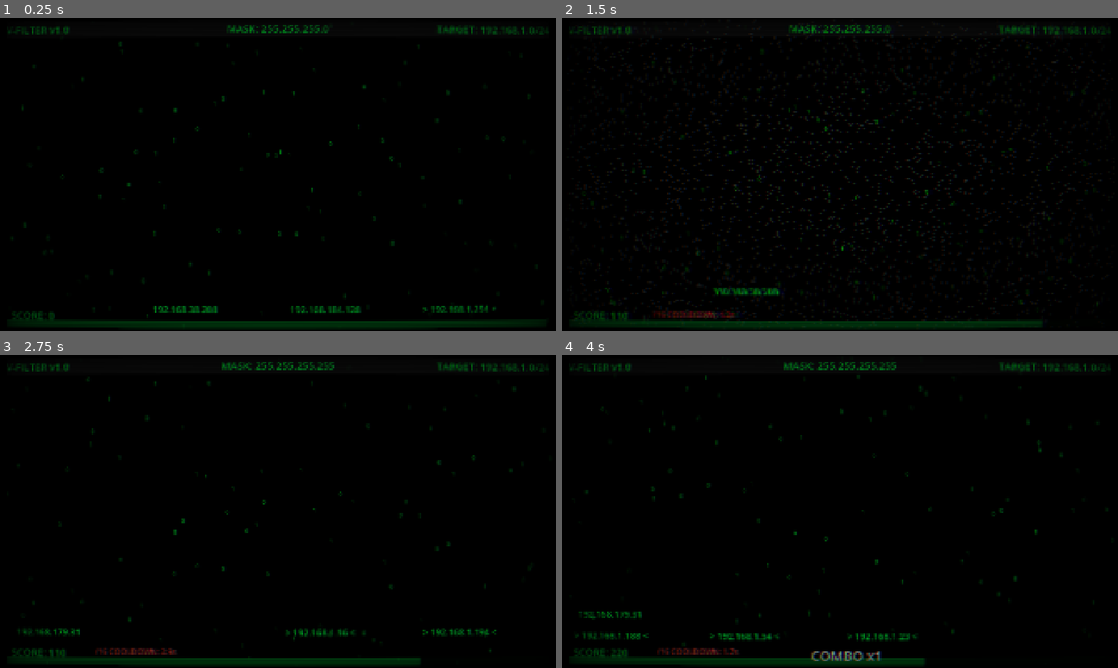
Above: before the commit, frames 1-4 (two rows, left to right).
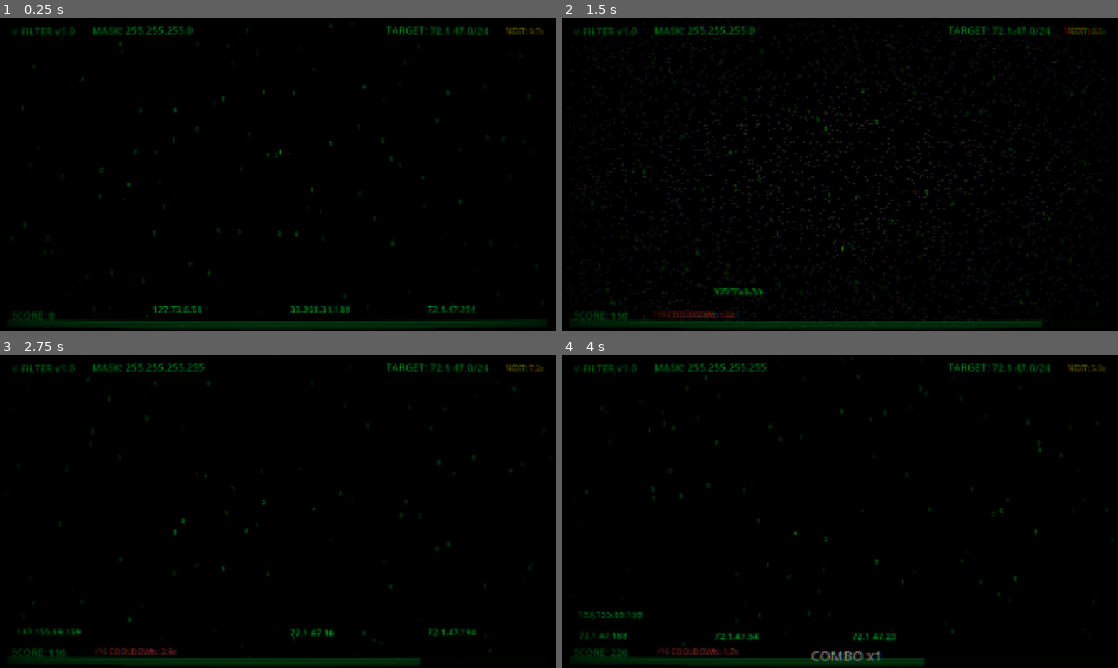
Above: after the commit, the same moments.

Repository: notlsd/v
Game: Godot game, scene res://scenes/main/main.tscn
Same seed, same stepped clock (60 frames per second), same inputs: the game is played once before the commit and once after it.
Inputs (mouse positions are in pixels of both pictures, inside the frame that each line leads up to):
- Up to frame 1 (0.25 s): no input
- Up to frame 2 (1.5 s): move the mouse to (1051, 305) at 0.52 s; hold E (mask_16) 0.53-1.28 s; click (1051, 305) at 0.67 s; tap W (mask_24) at 0.8, 1.35 s; move the mouse to (906, 296) at 1.27 s; click (906, 296) at 1.42 s
- Up to frame 3 (2.75 s): tap Q (mask_32) at 1.55 s; move the mouse to (211, 621) at 2.02 s; hold Q (mask_32) from 2.03 s (still down); click (211, 621) at 2.17 s; tap E (mask_16) at 2.3 s
- Up to frame 4 (4 s): move the mouse to (1051, 633) at 2.77 s; release Q (mask_32) at 2.78 s; tap E (mask_16) at 2.85 s; click (1051, 633) at 2.92 s; tap W (mask_24) at 3.05 s; move the mouse to (906, 621) at 3.52 s; hold W (mask_24) from 3.53 s (still down); click (906, 621) at 3.67 s; tap Q (mask_32) at 3.8 s

The runs differ from the first frame. In frame 1, 1.5% of the frame differs, in the area x 1-99%, y 2-95%; in frame 2, 1.2%; in frame 3, 1.5%; in frame 4, 1.7%, in the area x 1-99%, y 2-92%.

Commit message:
feat: Phase 4.4 多目标子网 + 随机性增强
🎯 多目标子网:
- 目标每10秒轮换（随时间加快，最小5秒）
- 完全随机子网（1.x.x.x - 224.x.x.x）
- HUD显示目标切换倒计时
- 最后3秒红色警告

🎲 随机性增强:
- IP地址使用完整范围
- 移除目标IP标记（玩家需自己判断）

🔧 修复:
- /16冷却只在成功时触发

Diff:
--- a/project_v/scenes/ui/terminal_hud.tscn
+++ b/project_v/scenes/ui/terminal_hud.tscn
@@ -14,42 +14,44 @@
 font_size = 28
 font_color = Color(1, 0.3, 0.3, 1)
 
+[sub_resource type="LabelSettings" id="LabelSettings_timer"]
+font_size = 28
+font_color = Color(1, 1, 0, 1)
+
 [node name="TerminalHUD" type="CanvasLayer"]
 layer = 10
 script = ExtResource("1_hud")
 
-[node name="Header" type="PanelContainer" parent="."]
-offset_right = 1920.0
-offset_bottom = 60.0
+[node name="Header" type="HBoxContainer" parent="."]
+offset_left = 20.0
+offset_top = 10.0
+offset_right = 1900.0
+offset_bottom = 55.0
+theme_override_constants/separation = 60
 
 [node name="HeaderLabel" type="Label" parent="Header"]
 layout_mode = 2
-offset_left = 20.0
-offset_top = 15.0
-offset_right = 300.0
-offset_bottom = 45.0
-text = "V-FILTER v1.0"
+text = "V-FILTER"
 label_settings = SubResource("LabelSettings_1")
 
 [node name="MaskLabel" type="Label" parent="Header"]
 layout_mode = 2
-offset_left = 760.0
-offset_top = 15.0
-offset_right = 1160.0
-offset_bottom = 45.0
-text = "MASK: /24 FILTER"
+text = "MASK: 255.255.255.0"
 label_settings = SubResource("LabelSettings_1")
-horizontal_alignment = 1
+
+[node name="Spacer" type="Control" parent="Header"]
+layout_mode = 2
+size_flags_horizontal = 3
 
 [node name="TargetLabel" type="Label" parent="Header"]
 layout_mode = 2
-offset_left = 1400.0
-offset_top = 15.0
-offset_right = 1900.0
-offset_bottom = 45.0
 text = "TARGET: 192.168.1.0/24"
 label_settings = SubResource("LabelSettings_1")
-horizontal_alignment = 2
+
+[node name="TargetTimerLabel" type="Label" parent="Header"]
+layout_mode = 2
+text = "NEXT: 10.0s"
+label_settings = SubResource("LabelSettings_timer")
 
 [node name="AlertBar" type="ProgressBar" parent="."]
 anchors_preset = 12
--- a/project_v/scripts/core/bitwise_manager.gd
+++ b/project_v/scripts/core/bitwise_manager.gd
@@ -62,15 +62,22 @@
 	return subnet | random_host
 
 
-## 生成不在指定子网内的随机 IP（用于干扰项）
-## 保持在 192.168.x.x 范围内
+## 生成不在指定子网内的随机 IP（高随机性）
 func generate_random_ip_outside_subnet(subnet: int, prefix: int) -> int:
-	var base_ip := ip_to_int("192.168.0.0")
 	var attempts := 0
+	var mask := prefix_to_mask(prefix)
+
 	while attempts < 100:
-		var random_ip := base_ip | (randi() % 65536)  # 192.168.0.0 - 192.168.255.255
-		if apply_mask(random_ip, prefix_to_mask(prefix)) != subnet:
+		# 完全随机的 IP 地址
+		var a = randi() % 224 + 1  # 1-224
+		var b = randi() % 256
+		var c = randi() % 256
+		var d = randi() % 254 + 1  # 1-254
+		var random_ip := ip_to_int("%d.%d.%d.%d" % [a, b, c, d])
+
+		if apply_mask(random_ip, mask) != subnet:
 			return random_ip
 		attempts += 1
-	# 如果尝试太多次，返回一个明显不同的子网
-	return ip_to_int("192.168.0.1")
+
+	# 备用：返回一个明显不同的 IP
+	return ip_to_int("1.1.1.1")
--- a/project_v/scripts/entities/terminal_line.gd
+++ b/project_v/scripts/entities/terminal_line.gd
@@ -55,14 +55,9 @@
 
 	var ip_str = BitwiseManager.int_to_ip(ip_address)
 
-	if is_target:
-		# 目标 IP - 红色，带标记
-		label.text = "> %s <" % ip_str
-		label.add_theme_color_override("font_color", Color("#ac2c25"))
-	else:
-		# 普通流量 - 绿色
-		label.text = "  %s" % ip_str
-		label.add_theme_color_override("font_color", Color("#00ff41"))
+	# 所有 IP 看起来一样 - 玩家需要自己判断
+	label.text = "  %s" % ip_str
+	label.add_theme_color_override("font_color", Color("#00ff41"))
 
 
 func _on_mouse_entered() -> void:
--- a/project_v/scripts/managers/game_manager.gd
+++ b/project_v/scripts/managers/game_manager.gd
@@ -1,5 +1,5 @@
 ## GameManager
-## 游戏核心管理器 - 处理判定逻辑、分数、掩码、连击
+## 游戏核心管理器 - 处理判定逻辑、分数、掩码、连击、目标轮换
 extends Node
 
 ## 信号
@@ -11,10 +11,18 @@
 signal game_over(final_score: int)
 signal combo_changed(new_combo: int)
 signal combo_reward(reward_type: String)
+signal target_changed(new_target: String)
 
 ## 目标子网
 var target_subnet: int = 0
 var target_prefix: int = 24
+
+## 目标轮换系统
+var target_change_timer: float = 0.0
+var game_time: float = 0.0
+const BASE_TARGET_INTERVAL: float = 10.0
+const MIN_TARGET_INTERVAL: float = 5.0
+const INTERVAL_DECREASE_RATE: float = 0.05  # 每30秒减少5%
 
 ## 当前掩码类型 (32, 24, 16)
 var current_mask_type: int = 24
@@ -45,15 +53,15 @@
 
 
 func _ready() -> void:
-	target_subnet = BitwiseManager.ip_to_int("192.168.1.0")
-	target_prefix = 24
-	print("[GameManager] Target subnet: %s/%d" % [BitwiseManager.int_to_ip(target_subnet), target_prefix])
+	_generate_random_target()
 	alert_changed.emit(alert_level)
 	combo_changed.emit(combo)
 	mask_type_changed.emit(current_mask_type)
 
 
 func _process(delta: float) -> void:
+	game_time += delta
+
 	# 生命衰减
 	if alert_level > 0:
 		alert_level = max(0.0, alert_level - ALERT_DECAY_PER_SECOND * delta)
@@ -65,6 +73,37 @@
 	# /16 冷却倒计时
 	if mask_16_cooldown > 0:
 		mask_16_cooldown = max(0.0, mask_16_cooldown - delta)
+
+	# 目标轮换计时
+	target_change_timer += delta
+	if target_change_timer >= _get_current_target_interval():
+		target_change_timer = 0.0
+		_generate_random_target()
+
+
+## 获取当前目标切换间隔（随时间减少）
+func _get_current_target_interval() -> float:
+	var multiplier = 1.0 - (game_time / 30.0) * INTERVAL_DECREASE_RATE
+	multiplier = max(MIN_TARGET_INTERVAL / BASE_TARGET_INTERVAL, multiplier)
+	return BASE_TARGET_INTERVAL * multiplier
+
+
+## 生成随机目标子网（高随机性）
+func _generate_random_target() -> void:
+	# 完全随机的 A/B/C 类地址
+	var a = randi() % 224 + 1  # 1-224 避免保留地址
+	var b = randi() % 256
+	var c = randi() % 256
+	target_subnet = BitwiseManager.ip_to_int("%d.%d.%d.0" % [a, b, c])
+	target_prefix = 24
+	var target_str = get_target_subnet_string()
+	print("[GameManager] New target: %s" % target_str)
+	target_changed.emit(target_str)
+
+
+## 获取目标切换剩余时间
+func get_time_until_target_change() -> float:
+	return max(0.0, _get_current_target_interval() - target_change_timer)
 
 
 func _input(event: InputEvent) -> void:
@@ -76,7 +115,6 @@
 		set_mask_type(16)
 
 
-## 设置掩码类型
 func set_mask_type(mask_type: int) -> void:
 	if mask_type == 16 and mask_16_cooldown > 0:
 		print("[GameManager] /16 mask on cooldown: %.1fs" % mask_16_cooldown)
@@ -84,15 +122,12 @@
 
 	current_mask_type = mask_type
 	mask_type_changed.emit(mask_type)
-	print("[GameManager] Mask changed to /%d" % mask_type)
-
-
-## 获取 /16 冷却剩余时间
+
+
 func get_mask_16_cooldown() -> float:
 	return mask_16_cooldown
 
 
-## 检查掩码是否可用
 func is_mask_available(mask_type: int) -> bool:
 	if mask_type == 16:
 		return mask_16_cooldown <= 0
@@ -104,11 +139,10 @@
 	var result := BitwiseManager.apply_mask(ip, mask)
 	var target_masked := BitwiseManager.apply_mask(target_subnet, mask)
 
-	# 使用 /16 后进入冷却
-	if current_mask_type == 16:
-		mask_16_cooldown = MASK_16_COOLDOWN_TIME
-
 	if result == target_masked:
+		# /16 冷却只在成功时触发
+		if current_mask_type == 16:
+			mask_16_cooldown = MASK_16_COOLDOWN_TIME
 		_on_match_success(ip)
 	else:
 		_on_match_failure(ip)
@@ -186,7 +220,10 @@
 	mask_16_cooldown = 0.0
 	combo = 0
 	max_combo = 0
+	game_time = 0.0
+	target_change_timer = 0.0
 	set_process(true)
+	_generate_random_target()
 	score_changed.emit(score)
 	alert_changed.emit(alert_level)
 	combo_changed.emit(combo)
--- a/project_v/scripts/ui/terminal_hud.gd
+++ b/project_v/scripts/ui/terminal_hud.gd
@@ -1,16 +1,18 @@
 ## TerminalHUD
-## 终端风格 HUD - 显示分数、连击、掩码、进度条
+## 终端风格 HUD - 显示分数、连击、掩码、目标、进度条
 extends CanvasLayer
 
 @onready var header_label: Label = $Header/HeaderLabel
 @onready var target_label: Label = $Header/TargetLabel
 @onready var mask_label: Label = $Header/MaskLabel
+@onready var target_timer_label: Label = $Header/TargetTimerLabel
 @onready var score_label: Label = $Footer/ScoreLabel
 @onready var combo_label: Label = $Footer/ComboLabel
 @onready var cooldown_label: Label = $Footer/CooldownLabel
 @onready var alert_bar: ProgressBar = $AlertBar
 
 var combo_tween: Tween = null
+var target_tween: Tween = null
 
 
 func _ready() -> void:
@@ -19,6 +21,7 @@
 	GameManager.combo_changed.connect(_on_combo_changed)
 	GameManager.combo_reward.connect(_on_combo_reward)
 	GameManager.mask_type_changed.connect(_on_mask_type_changed)
+	GameManager.target_changed.connect(_on_target_changed)
 
 	_update_header()
 	_on_score_changed(0)
@@ -37,12 +40,42 @@
 		else:
 			cooldown_label.visible = false
 
+	# 更新目标切换倒计时
+	if target_timer_label:
+		var time_left = GameManager.get_time_until_target_change()
+		target_timer_label.text = "NEXT: %.1fs" % time_left
+
+		# 最后3秒高亮警告
+		if time_left <= 3.0:
+			target_timer_label.add_theme_color_override("font_color", Color.RED)
+		else:
+			target_timer_label.add_theme_color_override("font_color", Color.YELLOW)
+
 
 func _update_header() -> void:
 	if header_label:
 		header_label.text = "V-FILTER v1.0"
 	if target_label:
 		target_label.text = "TARGET: %s" % GameManager.get_target_subnet_string()
+
+
+func _on_target_changed(new_target: String) -> void:
+	if target_label:
+		target_label.text = "TARGET: %s" % new_target
+		_pulse_target()
+
+
+func _pulse_target() -> void:
+	if target_label == null:
+		return
+
+	if target_tween and target_tween.is_valid():
+		target_tween.kill()
+
+	# 闪烁效果
+	target_label.modulate = Color.WHITE
+	target_tween = create_tween()
+	target_tween.tween_property(target_label, "modulate", Color("#00ff41"), 0.3)
 
 
 func _on_mask_type_changed(mask_type: int) -> void:
@@ -54,7 +87,6 @@
 		}
 		mask_label.text = "MASK: %s" % mask_formats.get(mask_type, "/%d" % mask_type)
 
-		# 颜色区分
 		match mask_type:
 			32:
 				mask_label.add_theme_color_override("font_color", Color.CYAN)
Not shown: 1 places in project_v/scenes/ui/terminal_hud.tscn that only renumber resources
